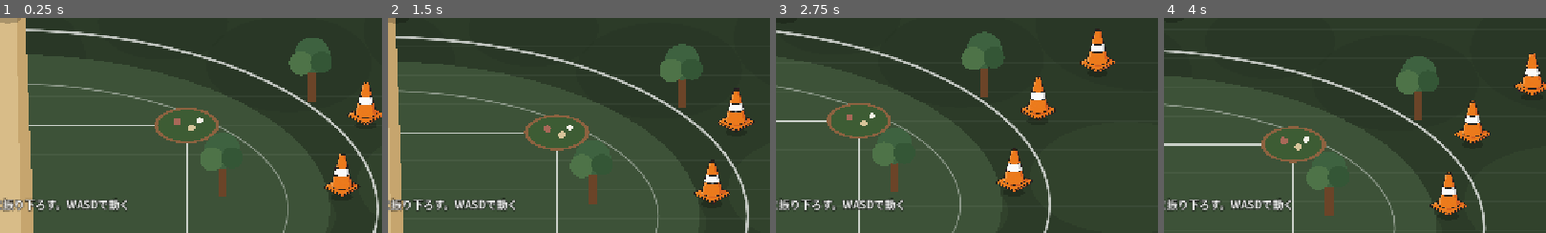
Above: before the commit, frames 1-4 (left to right).
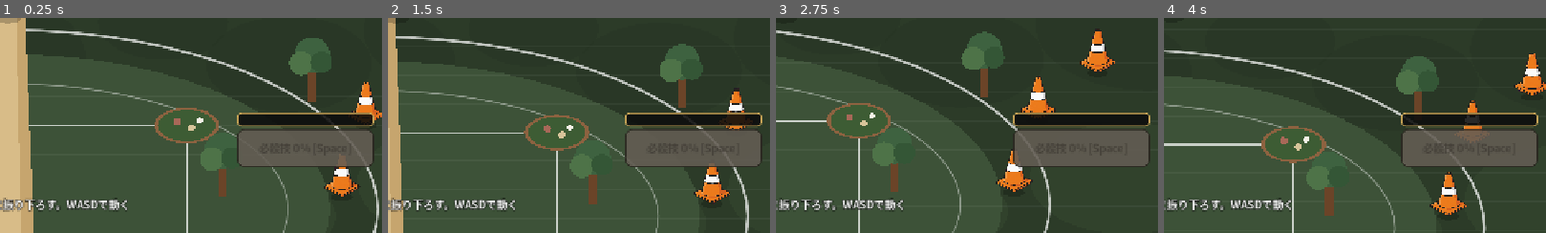
Above: after the commit, the same moments.

Repository: sudotti/inba-war
Game: Godot game, scene res://scenes/battle.tscn
Two runs of this game, one before a commit and one after it. Both use one fixed random seed, a clock stepped at 60 frames per second and the inputs below. This scene is started directly instead of the project's main scene.
Inputs (mouse positions are % of the whole screen's width and height, from its top left):
- Up to frame 1 (0.25 s): no input
- Up to frame 2 (1.5 s): tap Enter at 0.5 s; drag from (23, 50) to (60, 28) at 0.52 s; drag from (30, 55) to (45, 70) at 1.27 s
- Up to frame 3 (2.75 s): move the mouse to (60, 28) at 2.02 s; hold D from 2.03 s (still down); tap 3 at 2.1 s; click (60, 28) at 2.17 s; tap Space at 2.3 s
- Up to frame 4 (4 s): release D at 2.75 s; drag from (45, 70) to (20, 35) at 2.77 s; move the mouse to (80, 65) at 3.52 s; hold A from 3.53 s (still down); tap 1 at 3.6 s; click (80, 65) at 3.67 s; tap Space at 3.77 s; tap 2 at 3.8 s
The pictures show only the part of the screen within x 49-99%, y 50-100%; the shares and areas given below are measured in that part.

The runs differ from the first frame. In frame 1, 7.8% of the frame differs, in the area x 62-98%, y 44-70%; in frame 2, 8.0%; in frame 3, 8.0%; in frame 4, 8.1%.

Commit message:
Add character special attacks

Diff:
--- a/scripts/balance.gd
+++ b/scripts/balance.gd
@@ -14,6 +14,22 @@
 const BUILD_SELECT_SECONDS := 20.0
 const HURT_INTERVAL := 0.5
 const INVULN_SECONDS := 1.0
+const SPECIAL_GAUGE_MAX := 100.0
+const SPECIAL_CHARGE_PER_KILL := 10.0
+const SPECIAL_TAKETCHI_SECONDS := 8.0
+const SPECIAL_KENNY_SECONDS := 6.0
+const SPECIAL_MASSA_RADIUS := 420.0
+const SPECIAL_MASSA_DAMAGE_SCALE := 3.0
+const SPECIAL_MASSA_KNOCKBACK := 480.0
+const SPECIAL_TAKETCHI_DAMAGE_SCALE := 1.8
+const SPECIAL_TAKETCHI_ATTACK_SCALE := 0.5
+const SPECIAL_KENNY_ATTACK_INTERVAL := 0.12
+
+const SPECIAL_QUOTES := {
+	CHAR_MASSA: "印旛の未来は僕が守るっ！",
+	CHAR_TAKETCHI: "こいつら蹴散らしたら、銭湯行かね？",
+	CHAR_KENNY: "私の勝利に、100ｲｪﾝ賭けます。",
+}
 
 const MAX_ALIVE := 60
 const DESPAWN_DISTANCE := 900.0
--- a/scripts/battle_screen.gd
+++ b/scripts/battle_screen.gd
@@ -70,6 +70,15 @@
 var _flash: Dictionary = {}
 var _bite: Dictionary = {}
 var _puffs: Array[Dictionary] = []
+var special_button: Button
+var special_gauge: ProgressBar
+var _special_cut_in: Control
+var _special_face: TextureRect
+var _special_name: Label
+var _special_quote: Label
+var _special_seen := 0
+var _special_ring_left := 0.0
+var _special_tween: Tween
 
 
 func _ready() -> void:
@@ -91,6 +100,7 @@
 
 
 func _process(dt: float) -> void:
+	_special_ring_left = maxf(0.0, _special_ring_left - dt)
 	if sim.finished:
 		_go_result()
 		return
@@ -135,13 +145,15 @@
 	elif event is InputEventMouseButton and event.button_index == MOUSE_BUTTON_LEFT:
 		if _touch_count == 0:
 			_mouse_down = event.pressed
-	elif event is InputEventKey and event.pressed and not event.echo and sim != null and sim.build_open:
+	elif event is InputEventKey and event.pressed and not event.echo and sim != null:
 		var key := int(event.physical_keycode)
-		if key == KEY_1 or key == KEY_KP_1:
+		if key == KEY_SPACE and not sim.build_open:
+			_activate_special()
+		elif sim.build_open and (key == KEY_1 or key == KEY_KP_1):
 			_pick(0)
-		elif key == KEY_2 or key == KEY_KP_2:
+		elif sim.build_open and (key == KEY_2 or key == KEY_KP_2):
 			_pick(1)
-		elif key == KEY_3 or key == KEY_KP_3:
+		elif sim.build_open and (key == KEY_3 or key == KEY_KP_3):
 			_pick(2)
 
 
@@ -265,6 +277,12 @@
 
 func _draw() -> void:
 	_draw_ground()
+	if _special_ring_left > 0.0:
+		var progress := 1.0 - _special_ring_left / 0.58
+		var start := -PI * 0.5 + progress * TAU
+		var radius := lerpf(84.0, Balance.SPECIAL_MASSA_RADIUS, progress)
+		draw_arc(sim.player_pos, radius, start, start + TAU * 0.82, 96, Color(1.0, 0.84, 0.3, 0.9 * (1.0 - progress * 0.45)), 14.0, true)
+		draw_arc(sim.player_pos, radius - 12.0, start, start + TAU * 0.72, 80, Color(1.0, 0.97, 0.78, 0.7 * (1.0 - progress)), 4.0, true)
 	var shadow_r := 32.0 if str(sim.character_id) == Balance.CHAR_TAKETCHI else 24.0
 	_draw_shadow(sim.player_pos, shadow_r * (1.0 if _strike_age > 0.2 else 0.82))
 	for cone in sim.cones:
@@ -726,6 +744,7 @@
 	score_label.text = "スコア  %d" % sim.score
 	coin_label.text = "コイン  %d" % sim.shown_coins()
 	build_line.text = _owned_builds()
+	_update_special_hud()
 	if sim.time > 5.0:
 		hint.modulate.a = clampf(1.0 - (sim.time - 5.0) / 1.2, 0.0, 1.0)
 
@@ -843,6 +862,24 @@
 	UiFont.place(_gain, 0.18, 0.40, 0.82, 0.52)
 	root.add_child(_gain)
 
+	var special_box := VBoxContainer.new()
+	special_box.add_theme_constant_override("separation", 4)
+	UiFont.place(special_box, 0.80, 0.72, 0.98, 0.91)
+	root.add_child(special_box)
+	special_gauge = ProgressBar.new()
+	special_gauge.min_value = 0.0
+	special_gauge.max_value = Balance.SPECIAL_GAUGE_MAX
+	special_gauge.show_percentage = false
+	special_gauge.custom_minimum_size = Vector2(0, 14)
+	special_gauge.add_theme_stylebox_override("background", UiFont.style(Color(0.05, 0.05, 0.05, 0.88), Color("c8a456"), 2, 7))
+	special_gauge.add_theme_stylebox_override("fill", UiFont.style(Color("d7b072"), Color("fff0c2"), 1, 6))
+	special_box.add_child(special_gauge)
+	special_button = UiFont.button("必殺技 0% [Space]", 18)
+	special_button.custom_minimum_size = Vector2(0, 64)
+	special_button.pressed.connect(_activate_special)
+	special_box.add_child(special_button)
+	_build_special_cut_in()
+
 
 func _build_stick() -> void:
 	var layer := CanvasLayer.new()
@@ -855,6 +892,99 @@
 	stick = Stick.new()
 	root.add_child(stick)
 	UiFont.place(stick, 0.0, 0.0, 0.46, 1.0)
+
+
+func _build_special_cut_in() -> void:
+	var layer := CanvasLayer.new()
+	layer.layer = 16
+	add_child(layer)
+	_special_cut_in = Control.new()
+	_special_cut_in.visible = false
+	_special_cut_in.mouse_filter = Control.MOUSE_FILTER_IGNORE
+	UiFont.full_rect(_special_cut_in)
+	layer.add_child(_special_cut_in)
+	var dim := ColorRect.new()
+	dim.color = Color(0.02, 0.02, 0.03, 0.42)
+	dim.mouse_filter = Control.MOUSE_FILTER_IGNORE
+	UiFont.full_rect(dim)
+	_special_cut_in.add_child(dim)
+	var band := PanelContainer.new()
+	UiFont.place(band, 0.035, 0.31, 0.965, 0.69)
+	band.add_theme_stylebox_override("panel", UiFont.style(Color("17130f"), Color("e6bd62"), 5, 4))
+	_special_cut_in.add_child(band)
+	var row := HBoxContainer.new()
+	row.add_theme_constant_override("separation", 24)
+	band.add_child(row)
+	_special_face = TextureRect.new()
+	_special_face.custom_minimum_size = Vector2(172, 0)
+	_special_face.expand_mode = TextureRect.EXPAND_IGNORE_SIZE
+	_special_face.stretch_mode = TextureRect.STRETCH_KEEP_ASPECT_CENTERED
+	_special_face.mouse_filter = Control.MOUSE_FILTER_IGNORE
+	row.add_child(_special_face)
+	var copy := VBoxContainer.new()
+	copy.alignment = BoxContainer.ALIGNMENT_CENTER
+	copy.add_theme_constant_override("separation", 8)
+	copy.size_flags_horizontal = Control.SIZE_EXPAND_FILL
+	row.add_child(copy)
+	_special_name = UiFont.label("", 28, UiFont.BRASS)
+	_special_name.mouse_filter = Control.MOUSE_FILTER_IGNORE
+	copy.add_child(_special_name)
+	_special_quote = UiFont.label("", 34, UiFont.PAPER)
+	_special_quote.autowrap_mode = TextServer.AUTOWRAP_WORD_SMART
+	_special_quote.mouse_filter = Control.MOUSE_FILTER_IGNORE
+	copy.add_child(_special_quote)
+
+
+func _activate_special() -> void:
+	if sim == null or not sim.activate_special():
+		return
+	_special_seen = sim.special_serial
+	_special_face.texture = _face_texture()
+	_special_name.text = "%s  必殺技" % _who
+	_special_quote.text = str(Balance.SPECIAL_QUOTES[_who])
+	_special_cut_in.visible = true
+	_special_cut_in.modulate.a = 0.0
+	_special_cut_in.scale = Vector2(0.94, 0.94)
+	_special_cut_in.pivot_offset = get_viewport_rect().size * 0.5
+	if _special_tween != null and _special_tween.is_running():
+		_special_tween.kill()
+	_special_tween = create_tween()
+	_special_tween.tween_property(_special_cut_in, "modulate:a", 1.0, 0.14)
+	_special_tween.parallel().tween_property(_special_cut_in, "scale", Vector2.ONE, 0.2).set_trans(Tween.TRANS_BACK).set_ease(Tween.EASE_OUT)
+	_special_tween.tween_interval(1.35)
+	_special_tween.tween_property(_special_cut_in, "modulate:a", 0.0, 0.24)
+	_special_tween.tween_callback(func() -> void: _special_cut_in.visible = false)
+	if _who == Balance.CHAR_MASSA:
+		_special_ring_left = 0.58
+		_shake_left = 0.28
+	_update_special_hud()
+	queue_redraw()
+
+
+func _update_special_hud() -> void:
+	if sim == null or special_button == null:
+		return
+	special_gauge.value = sim.special_charge
+	var percent := int(roundf(sim.special_charge))
+	if sim.special_active_left > 0.0:
+		special_button.text = "必殺技  %.1f秒" % sim.special_active_left
+	elif sim.special_charge >= Balance.SPECIAL_GAUGE_MAX:
+		special_button.text = "必殺技 発動 [Space]"
+	else:
+		special_button.text = "必殺技 %d%% [Space]" % percent
+	special_button.disabled = not sim.can_activate_special()
+	if special_button.disabled:
+		special_button.modulate = Color(0.72, 0.72, 0.72, 0.88)
+	else:
+		special_button.modulate = Color.WHITE
+
+
+func _face_texture() -> Texture2D:
+	var portrait := UiFont.cropped(_portrait_path(_who))
+	var face := AtlasTexture.new()
+	face.atlas = portrait
+	face.region = Rect2(portrait.get_width() * 0.12, 0.0, portrait.get_width() * 0.76, portrait.get_height() * 0.4)
+	return face
 
 
 func _build_choice() -> void:
--- a/scripts/battle_sim.gd
+++ b/scripts/battle_sim.gd
@@ -40,6 +40,9 @@
 var base_attack: int = 14
 var base_knockback: float = 180.0
 var damage_taken_scale: float = 1.0
+var special_charge: float = 0.0
+var special_active_left: float = 0.0
+var special_serial: int = 0
 
 var enemies: Array[Actor] = []
 var coins: Array[Coin] = []
@@ -118,9 +121,49 @@
 
 
 func attack_ratio() -> float:
-	if attack_interval <= 0.0:
+	var interval := attack_interval_now()
+	if interval <= 0.0:
 		return 0.0
-	return clampf(_attack_acc / attack_interval, 0.0, 1.0)
+	return clampf(_attack_acc / interval, 0.0, 1.0)
+
+
+func attack_interval_now() -> float:
+	if special_active_left > 0.0:
+		if character_id == Balance.CHAR_TAKETCHI:
+			return maxf(0.2, attack_interval * Balance.SPECIAL_TAKETCHI_ATTACK_SCALE)
+		if character_id == Balance.CHAR_KENNY:
+			return Balance.SPECIAL_KENNY_ATTACK_INTERVAL
+	return attack_interval
+
+
+func attack_damage_now() -> int:
+	var damage := Balance.attack_damage(base_attack, int(levels[Balance.BUTTO]))
+	if special_active_left > 0.0 and character_id == Balance.CHAR_TAKETCHI:
+		damage = floori(float(damage) * Balance.SPECIAL_TAKETCHI_DAMAGE_SCALE)
+	return damage
+
+
+func can_activate_special() -> bool:
+	return (
+		not finished
+		and not build_open
+		and special_charge >= Balance.SPECIAL_GAUGE_MAX
+		and special_active_left <= 0.0
+	)
+
+
+func activate_special() -> bool:
+	if not can_activate_special():
+		return false
+	special_charge = 0.0
+	special_serial += 1
+	if character_id == Balance.CHAR_MASSA:
+		_special_sweep()
+	elif character_id == Balance.CHAR_TAKETCHI:
+		special_active_left = Balance.SPECIAL_TAKETCHI_SECONDS
+	else:
+		special_active_left = Balance.SPECIAL_KENNY_SECONDS
+	return true
 
 
 func step(dt: float, move_dir: Vector2) -> void:
@@ -141,6 +184,7 @@
 	_move_enemies(dt)
 	_move_coins(dt)
 	_attacks(dt)
+	special_active_left = maxf(0.0, special_active_left - dt)
 	if finished:
 		return
 	_puritora(dt)
@@ -268,16 +312,16 @@
 func _attacks(dt: float) -> void:
 	_attack_acc += dt
 	var guard := 0
-	while _attack_acc >= attack_interval and not finished and guard < 32:
+	while _attack_acc >= attack_interval_now() and not finished and guard < 32:
 		guard += 1
-		_attack_acc -= attack_interval
+		_attack_acc -= attack_interval_now()
 		if attacks_enabled:
 			_attack()
 
 
 func _attack() -> void:
 	attack_serial += 1
-	var damage := Balance.attack_damage(base_attack, int(levels[Balance.BUTTO]))
+	var damage := attack_damage_now()
 	var blast := base_knockback * (1.0 + 0.15 * float(levels[Balance.BUTTO]))
 	var reached: Array[Actor] = []
 	for actor in enemies:
@@ -291,6 +335,23 @@
 			dead.append(actor)
 		elif actor.stun <= 0.0:
 			_knockback(actor, blast)
+	for actor in dead:
+		_kill(actor)
+
+
+func _special_sweep() -> void:
+	var damage := floori(float(attack_damage_now()) * Balance.SPECIAL_MASSA_DAMAGE_SCALE)
+	var reached: Array[Actor] = []
+	for actor in enemies:
+		if player_pos.distance_to(actor.pos) <= Balance.SPECIAL_MASSA_RADIUS:
+			reached.append(actor)
+	var dead: Array[Actor] = []
+	for actor in reached:
+		actor.hp -= damage
+		if actor.hp <= 0:
+			dead.append(actor)
+		elif actor.stun <= 0.0:
+			_knockback(actor, Balance.SPECIAL_MASSA_KNOCKBACK)
 	for actor in dead:
 		_kill(actor)
 
@@ -496,6 +557,10 @@
 
 func _register_kill(kind: String) -> void:
 	kills += 1
+	special_charge = minf(
+		Balance.SPECIAL_GAUGE_MAX,
+		special_charge + Balance.SPECIAL_CHARGE_PER_KILL
+	)
 	kills_of[kind] = int(kills_of[kind]) + 1
 	score += int(Balance.SCORE[kind])
 	var megumi_level := int(levels[Balance.MEGUMI])
--- a/tests/check_sim.gd
+++ b/tests/check_sim.gd
@@ -11,6 +11,7 @@
 	_balance()
 	_names()
 	_combat()
+	_specials()
 	_spawn_and_round()
 	_save()
 	_shop()
@@ -81,6 +82,38 @@
 	_true(not Balance.is_valid_display_name(""), "empty invalid")
 	_true(not Balance.is_valid_display_name("massa!"), "symbol")
 	_true(not Balance.is_valid_display_name("ま さ"), "space")
+
+
+func _specials() -> void:
+	var sim = BattleSim.new()
+	sim.spawns_enabled = false
+	sim.contact_enabled = false
+	sim.debug_count_kills(Balance.KIND_NORMAL, 5)
+	_eq(sim.special_charge, 50.0, "special charge per kill")
+	_true(not sim.activate_special(), "special requires full charge")
+	sim.special_charge = Balance.SPECIAL_GAUGE_MAX
+	var target = sim.debug_place(Balance.KIND_NORMAL, sim.player_pos + Vector2(300, 0), 100, 0.0)
+	_true(sim.activate_special(), "massa special activates")
+	_eq(target.hp, 58, "massa wide sweep damage")
+	_true(target.pos.distance_to(sim.player_pos) > 300.0, "massa special knockback")
+	_eq(sim.special_charge, 0.0, "special consumes charge")
+
+	sim = BattleSim.new(Balance.CHAR_TAKETCHI)
+	sim.special_charge = Balance.SPECIAL_GAUGE_MAX
+	_true(sim.activate_special(), "takechi special activates")
+	_near(sim.attack_interval_now(), 0.31, "takechi special attack speed")
+	_eq(sim.attack_damage_now(), 46, "takechi special attack damage")
+	_near(sim.special_active_left, 8.0, "takechi special duration")
+
+	sim = BattleSim.new(Balance.CHAR_KENNY)
+	sim.special_charge = Balance.SPECIAL_GAUGE_MAX
+	_true(sim.activate_special(), "kenny special activates")
+	_near(sim.attack_interval_now(), 0.12, "kenny special attack count")
+	_near(sim.special_active_left, 6.0, "kenny special duration")
+	sim.spawns_enabled = false
+	sim.contact_enabled = false
+	sim.step(0.2, Vector2.ZERO)
+	_near(sim.special_active_left, 5.8, "special timer ticks")
 
 
 func _combat() -> void:
Not shown, changed: export_presets.cfg
Not shown, changed: .gitignore
Not shown, changed: docs/index.html
Not shown, changed: docs/index.pck
